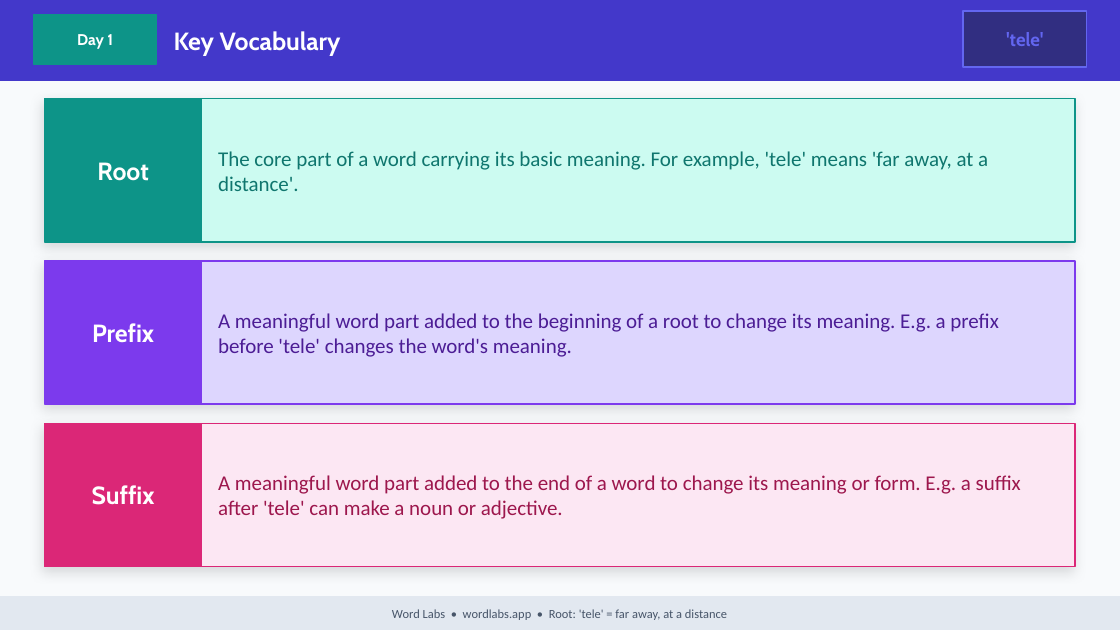
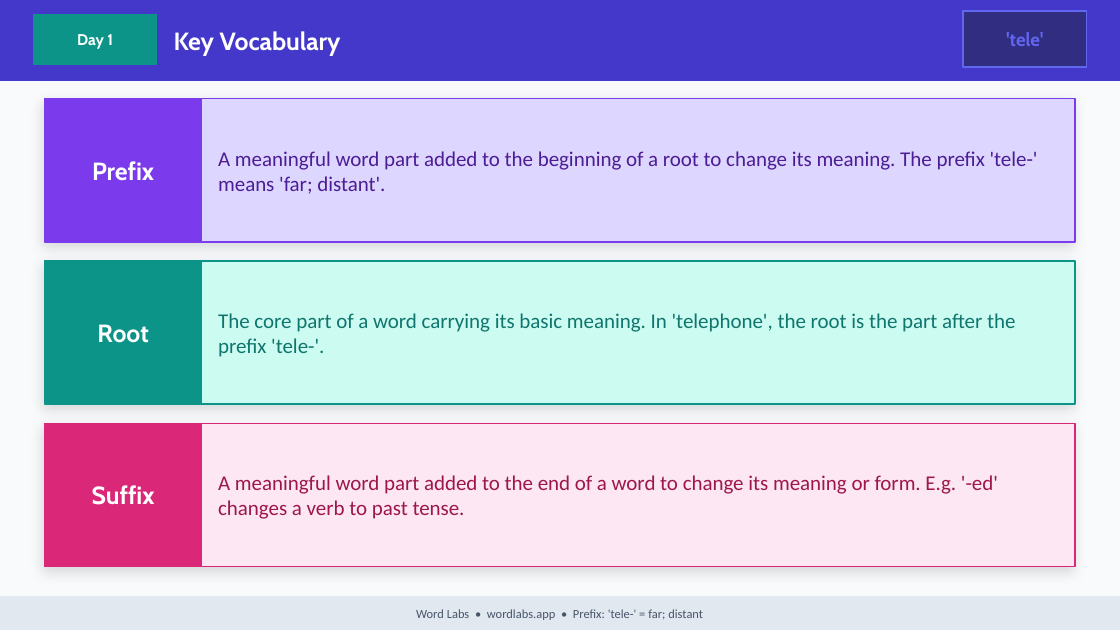
Before and after one commit to NickD135/morphology-builder, a slide deck: slide 4 of output/wordlabs-tele-3day.pptx. Drawn at 1120x630 pixels with LibreOffice and Linux fonts; fonts in the diff are those of the drawing. Boxes give left, top, right and bottom in pixels: in the first picture for what was removed or moved away, otherwise in the second. Text is boxed around its words. In the diff, an @@ line names an element or a change of style, - is before the commit and + after.

Commit message:
fix(deck-accuracy): type-override combining forms (tele/photo/chrono/horo as prefixes), skip non-morpheme 'remove'
tele(22)/photo(8)/chrono(6)/horo(3) were real prefixes mislisted as base decks — building them
as prefix content (keeping base filenames) generates them from existing words, zero new content.
remove=re+move is not a morpheme; skipped. 4 decks reclaimed free.

```diff
--- a/output/wordlabs-tele-3day.pptx
+++ b/output/wordlabs-tele-3day.pptx
@@ rectangle at [45,99,1075,242]: fill #CCFBF1 to #DDD6FE; outline #0D9488 1 pt to #7C3AED 1 pt @@
@@ rectangle at [45,99,202,242]: fill #0D9488 to #7C3AED; outline #0D9488 1 pt to #7C3AED 1 pt @@
@@ rectangle at [181,99,193,242]: fill #0D9488 to #7C3AED; outline #0D9488 1 pt to #7C3AED 1 pt @@
@@ text at [92,161,154,180]: text changed @@
-Root
+Prefix
@@ text at [218,151,1038,194]: text changed; text colour #0F766E to #4C1D95 @@
-The core part of a word carrying its basic meaning. For example, 'tele' means 'far away, at a distance'.
+A meaningful word part added to the beginning of a root to change its meaning. The prefix 'tele-' means 'far; distant'.
@@ rectangle at [45,261,1075,404]: fill #DDD6FE to #CCFBF1; outline #7C3AED 1 pt to #0D9488 1 pt @@
@@ rectangle at [45,261,202,404]: fill #7C3AED to #0D9488; outline #7C3AED 1 pt to #0D9488 1 pt @@
@@ rectangle at [181,261,193,404]: fill #7C3AED to #0D9488; outline #7C3AED 1 pt to #0D9488 1 pt @@
@@ text at [97,324,148,343]: text changed @@
-Prefix
+Root
@@ text at [218,313,1015,357]: text changed; text colour #4C1D95 to #0F766E @@
-A meaningful word part added to the beginning of a root to change its meaning. E.g. a prefix before 'tele' changes the word's meaning.
+The core part of a word carrying its basic meaning. In 'telephone', the root is the part after the prefix 'tele-'.
@@ text at [218,475,998,519]: text changed @@
-A meaningful word part added to the end of a word to change its meaning or form. E.g. a suffix after 'tele' can make a noun or adjective.
+A meaningful word part added to the end of a word to change its meaning or form. E.g. '-ed' changes a verb to past tense.
@@ text at [416,609,703,620]: text changed @@
-Word Labs • wordlabs.app • Root: 'tele' = far away, at a distance
+Word Labs • wordlabs.app • Prefix: 'tele-' = far; distant
```
Also in this commit, not shown: 34 other slides changed, 6 other files.
